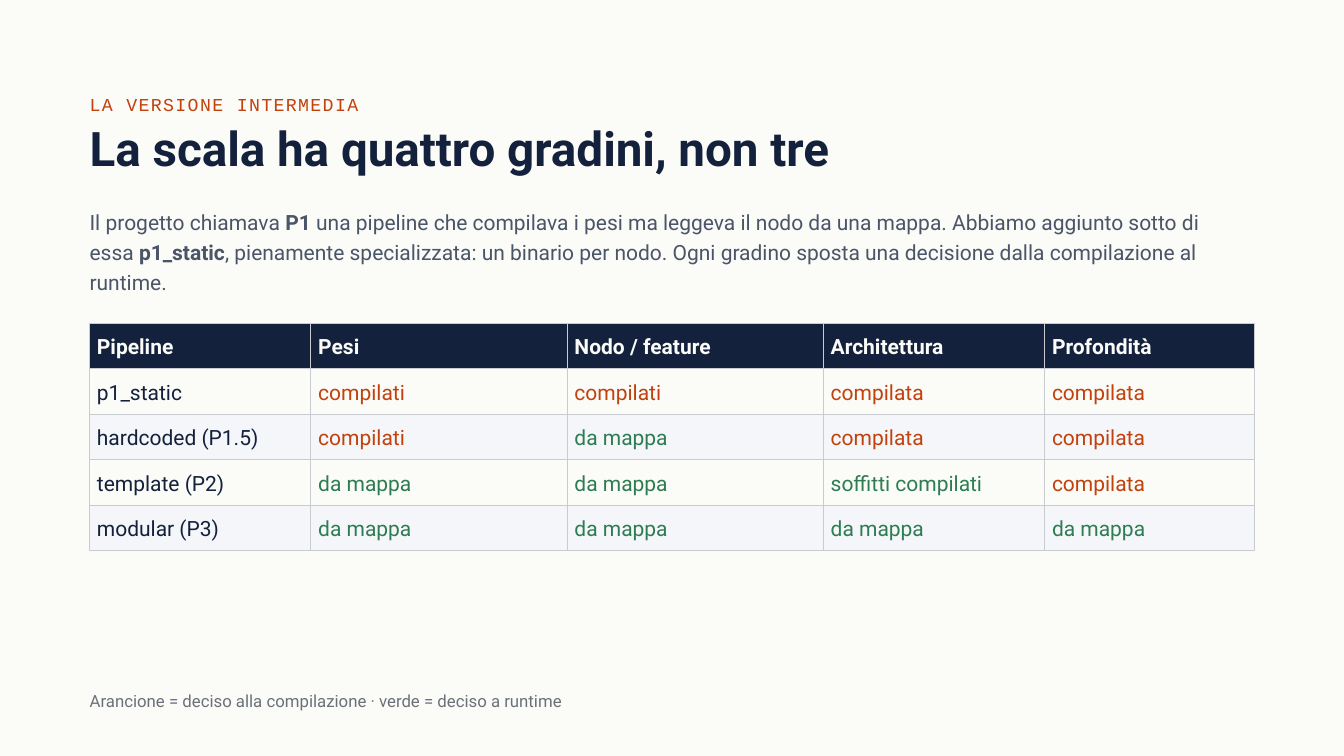
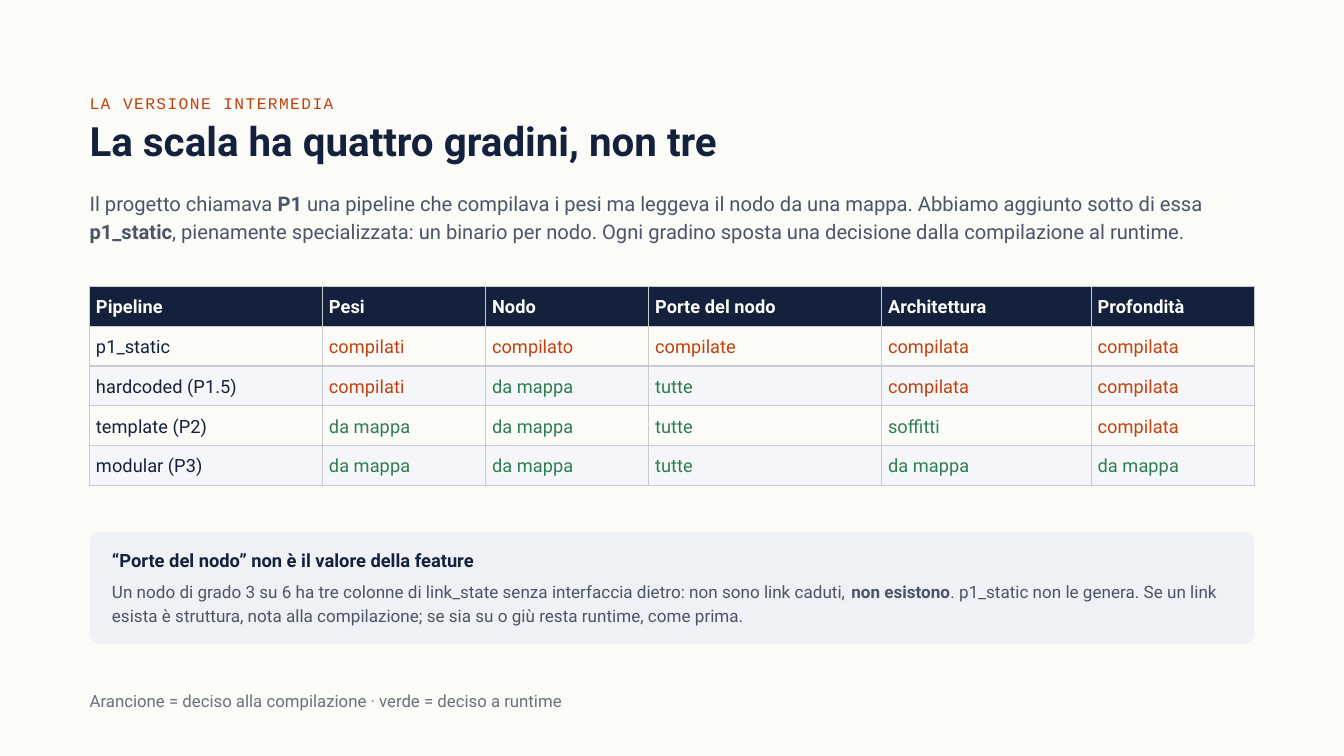
Before and after one commit to ettore-cantile/ipa_lab, a slide deck: slide 3 of docs/IPA eBPF — Implementazione e risultati.pptx. Drawn at 1344x756 pixels with LibreOffice and Linux fonts; fonts in the diff are those of the drawing. Boxes give left, top, right and bottom in pixels: in the first picture for what was removed or moved away, otherwise in the second. Text is boxed around its words. In the diff, an @@ line names an element or a change of style, - is before the commit and + after.

```diff
--- a/docs/IPA eBPF — Implementazione e risultati.pptx
+++ b/docs/IPA eBPF — Implementazione e risultati.pptx
@@ text "LA VERSIONE INTERMEDIA" at box(90, 98, 333, 109): size 13 to 11.6 pt; line spacing 18.2pt to 16.2pt @@
@@ text "La scala ha quattro gradini, ..." at box(90, 125, 717, 165): size 34 to 28.8 pt; line spacing 37.4pt to 31.7pt @@
@@ text "Il progetto chiamava P1 una ...": place and size @@
-text "Il progetto chiamava P1 una ..." at box(90, 214, 1199, 290)
+text "Il progetto chiamava P1 una ..." at box(90, 196, 1202, 243)
@@ text "Il progetto chiamava P1 una ..." at box(90, 196, 1202, 243): size 15 to 14.4 pt; line spacing 21.8pt to 20.2pt @@
@@ table at box(90, 286, 1255, 485) @@
-column 3: Nodo / feature | compilati | da mappa | da mappa | da mappa
-column 4: Architettura | compilata | compilata | soffitti compilati | da mappa
+column 3: Nodo | compilato | da mappa | da mappa | da mappa
+column 4: Porte del nodo | compilate | tutte | tutte | tutte
+column 5: Architettura | compilata | compilata | soffitti | da mappa
@@ table: place and size @@
-table at box(90, 324, 1255, 552)
+table at box(90, 286, 1255, 485)
@@ rounded rectangle added at box(90, 531, 1255, 644), fill #EEF1F5 @@
@@ text added at box(112, 553, 474, 567), 13.1 pt, text #14213D, bold @@
+“Porte del nodo” non è il valore della feature
@@ text added at box(112, 585, 1216, 626), 12.2 pt, text #4A5568 @@
+Un nodo di grado 3 su 6 ha tre colonne di link_state senza interfaccia dietro: non sono link caduti, non esistono. p1_static non le genera. Se un link esista è struttura, nota alla compilazione; se sia su o giù resta runtime, come prima.
```
Also in this commit, not shown: 2 other slides changed, 1 slide added, 5 other files.
